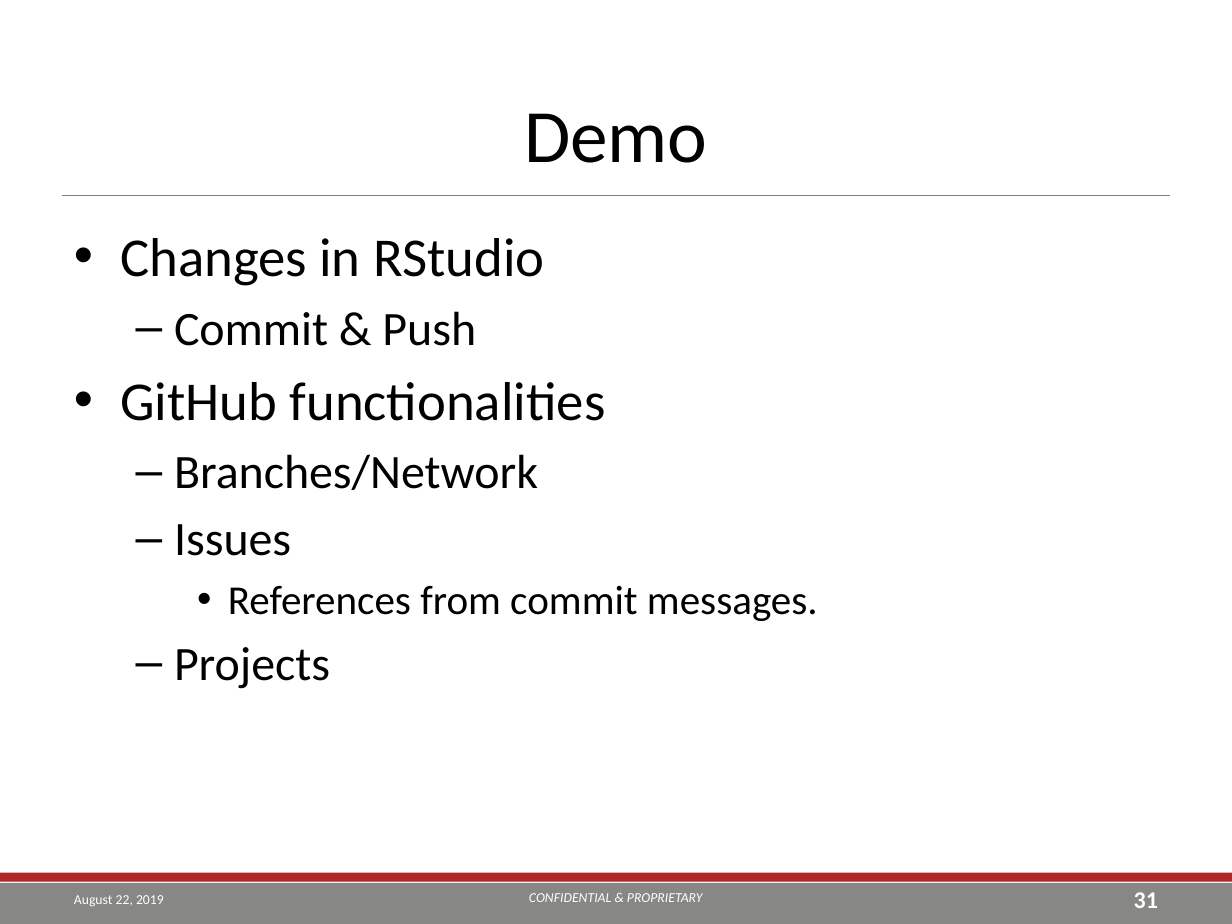
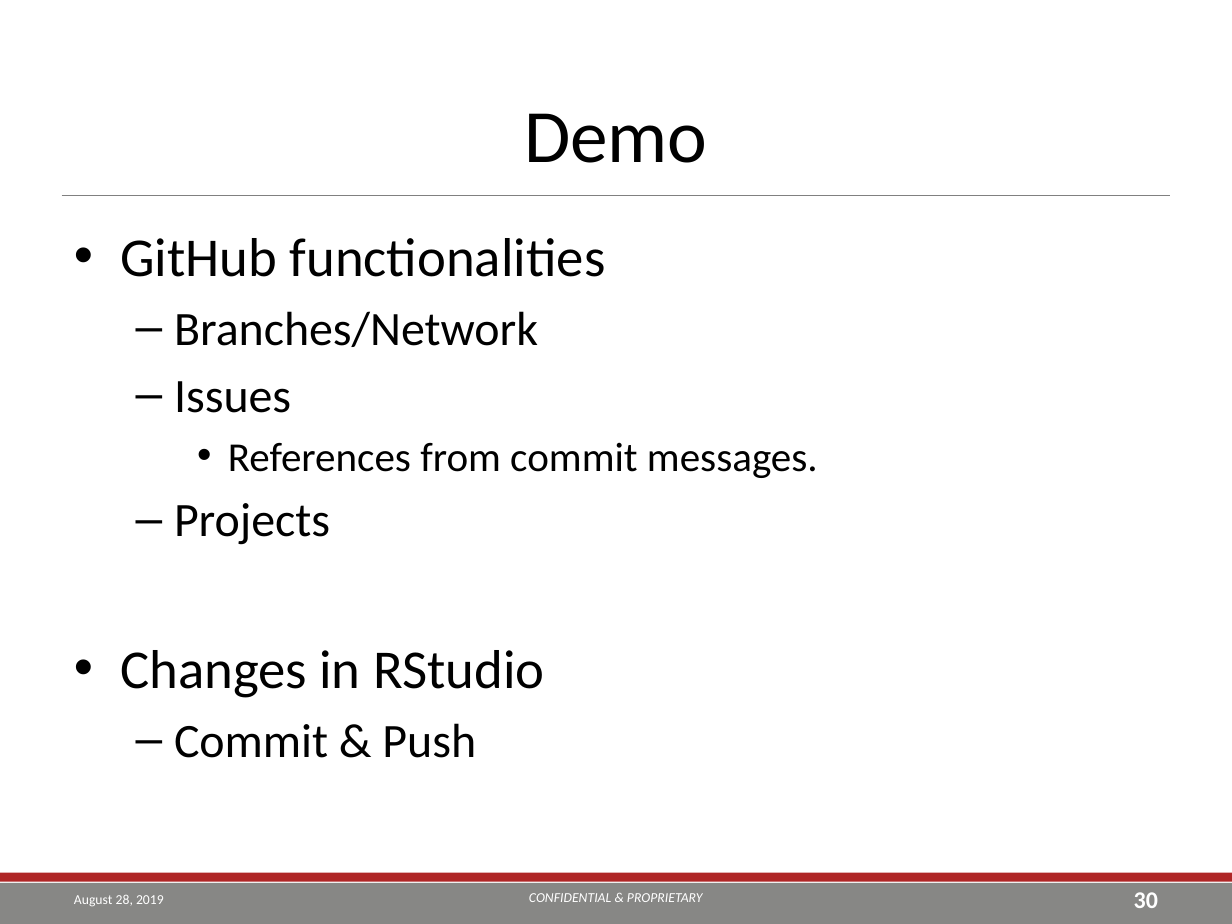
Before and after one commit to TEA-Analytics/ShinyWorkshop, a slide deck: slide 30 of Day 2.pptx (slide 31 before the commit). Drawn at 1232x924 pixels with LibreOffice and Linux fonts; fonts in the diff are those of the drawing; background and template pictures are left out. Boxes give left, top, right and bottom in pixels: in the first picture for what was removed or moved away, otherwise in the second. Text is boxed around its words. In the diff, an @@ line names an element or a change of style, - is before the commit and + after.

```diff
--- a/Day 2.pptx
+++ b/Day 2.pptx
@@ text at [120,238,544,346]: paragraphs removed @@
-• Changes in RStudio
-  – Commit & Push
@@ text at [120,650,544,758]: paragraphs added @@
+• Changes in RStudio
+  – Commit & Push
@@ text at [74,895,164,906]: text changed @@
-August 22, 2019
+August 28, 2019
@@ page number at [1134,892,1158,908]: text changed @@
-31
+30
```
Also in this commit, not shown: 49 other slides changed, 2 slides added.
